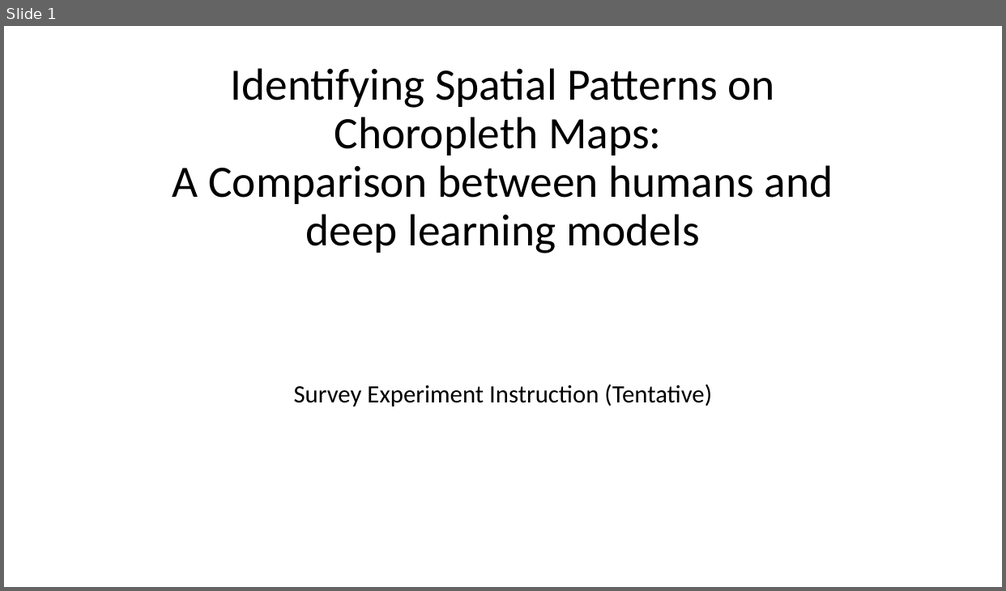
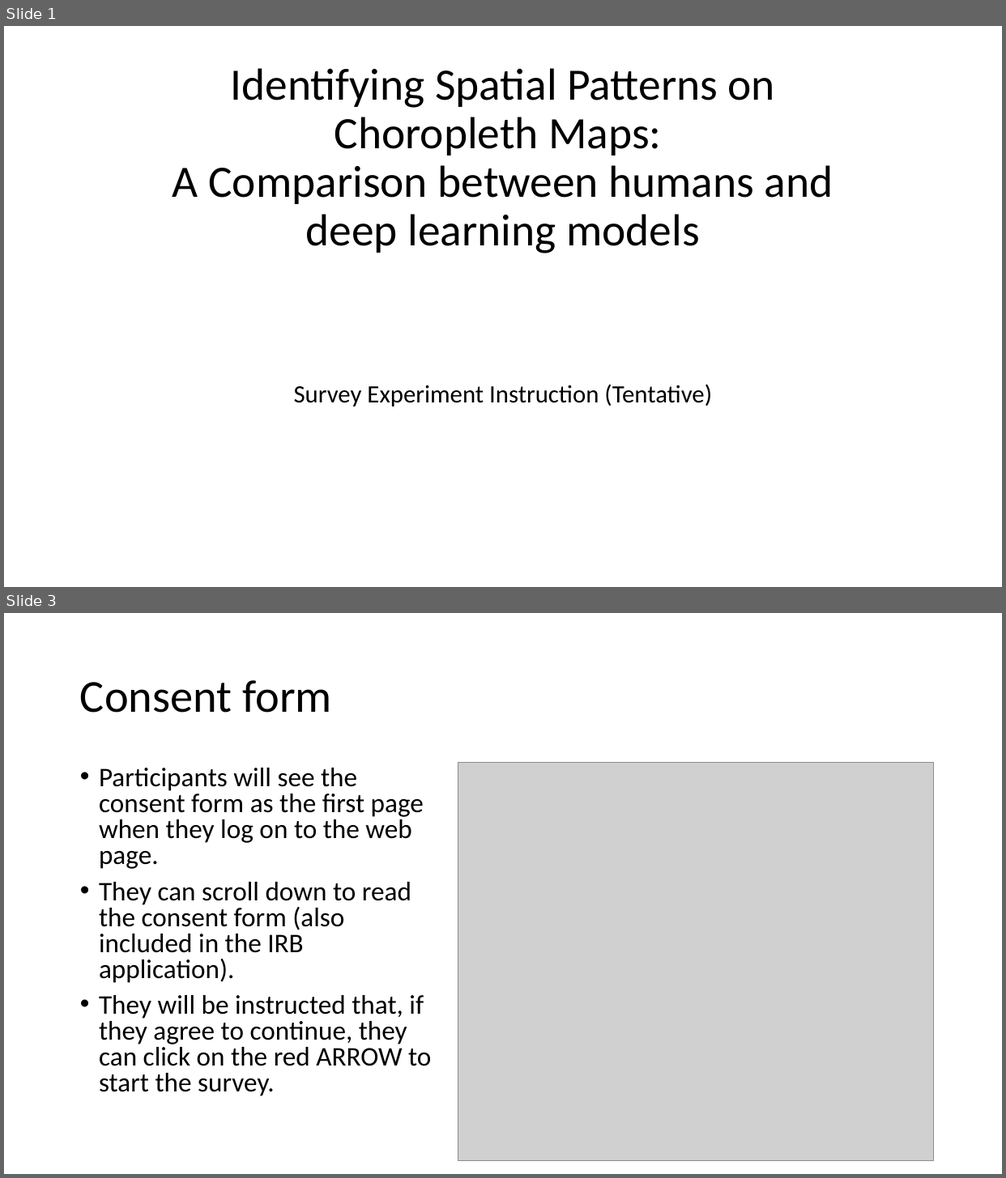
Before and after one commit to JialinLiOSU/choroColorRead, a slide deck: irb/Documents/Instructions - ScreenShots.pptx. Shown one above the other, each under a label of ours: slide 1 before the commit, slides 1 and 3 after it; the slides between them are not shown. The pictures are 1006x591 and 1006x1178 pixels, drawn with LibreOffice and Linux fonts; fonts in the diff are those of the drawing; grey boxes stand for pictures. Boxes give left, top, right and bottom in pixels: in the first picture for what was removed or moved away, otherwise in the second. Text is boxed around its words. In the diff, an @@ line names an element or a change of style, - is before the commit and + after.

```diff
--- a/irb/Documents/Instructions - ScreenShots.pptx
+++ b/irb/Documents/Instructions - ScreenShots.pptx
@@ slide 3 added at <box>4,613,1002,1174</box>, background #FFFFFF @@
@@ title added at <box>80,680,331,713</box>, 44 pt, text #000000 @@
+Consent form
@@ text added at <box>99,768,431,1097</box>, 25.9 pt, text #000000 @@
+• Participants will see the consent form as the first page when they log on to the web page.
+• They can scroll down to read the consent form (also included in the IRB application).
+• They will be instructed that, if they agree to continue, they can click on the red ARROW to start the survey.
@@ picture added at <box>458,763,933,1161</box> @@
```
Also in this commit, not shown: 9 slides changed, 16 other files.
